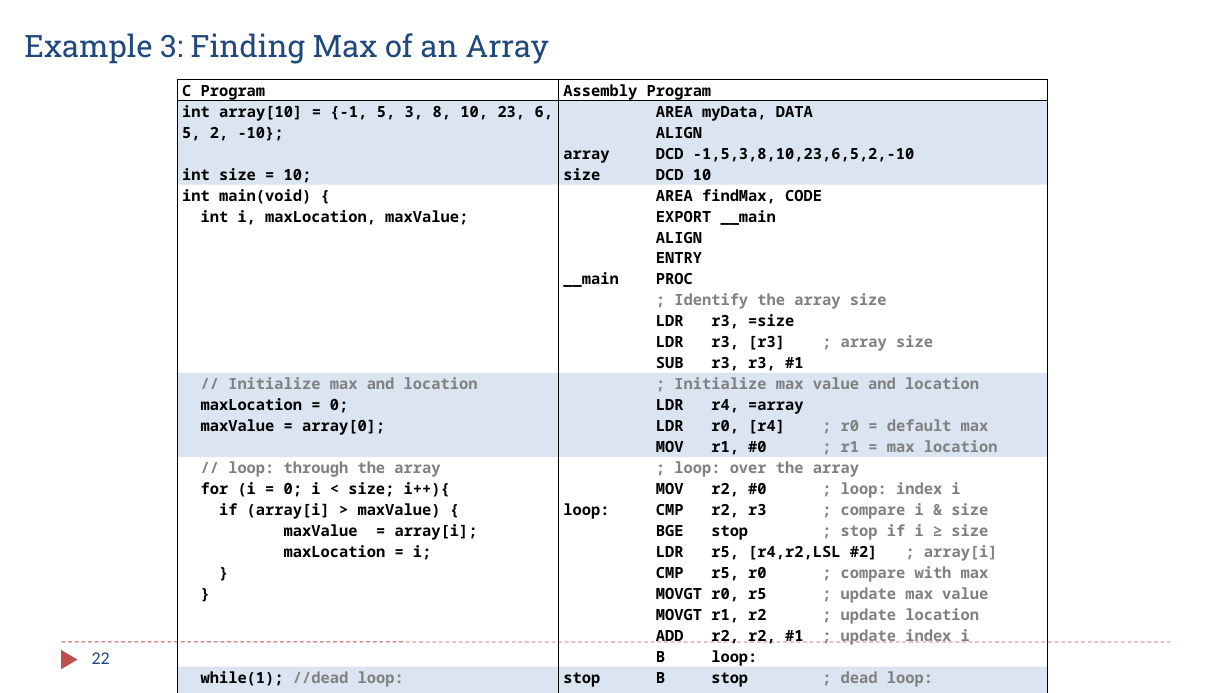
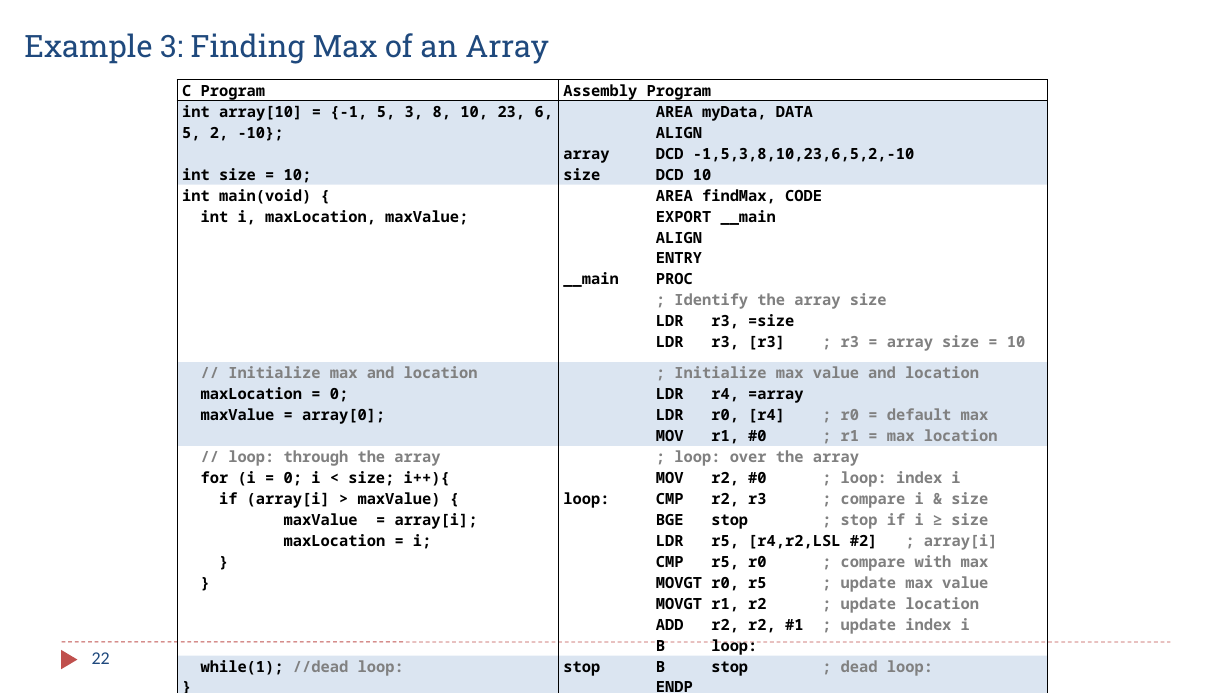
Before and after one commit to guhofstra/CSC111Fa25, a slide deck: slide 22 of PPTs/Ch7_Structured_Programming.pptx. Drawn at 1232x693 pixels with LibreOffice and Linux fonts; fonts in the diff are those of the drawing. Boxes give left, top, right and bottom in pixels: in the first picture for what was removed or moved away, otherwise in the second. Text is boxed around its words. In the diff, an @@ line names an element or a change of style, - is before the commit and + after.

```diff
--- a/PPTs/Ch7_Structured_Programming.pptx
+++ b/PPTs/Ch7_Structured_Programming.pptx
@@ table at bbox=[177, 79, 1048, 693] @@
-row 3, column 2: AREA findMax, CODE / EXPORT __main / ALIGN / ENTRY / __main PROC / ; Identify the array size / LDR r3, =size / LDR r3, [r3] ; array size / SUB r3, r3, #1
+row 3, column 2: AREA findMax, CODE / EXPORT __main / ALIGN / ENTRY / __main PROC / ; Identify the array size / LDR r3, =size / LDR r3, [r3] ; r3 = array size = 10
```
Also in this commit, not shown: 3 other slides changed, 3 other files.
